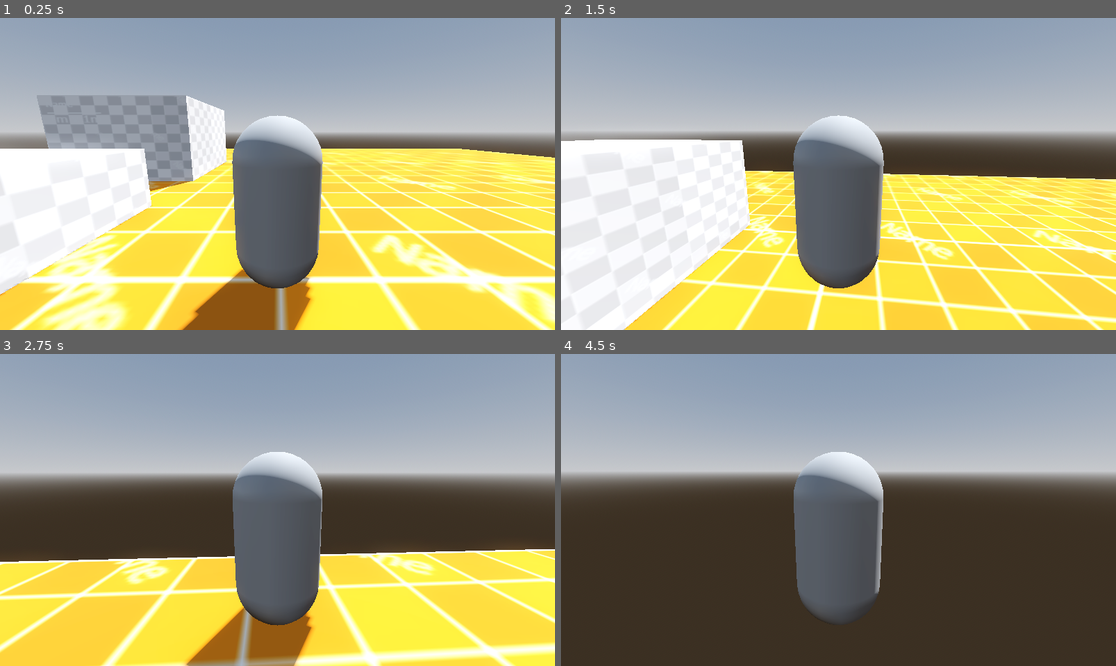
Above: before the commit, frames 1-4 (two rows, left to right).
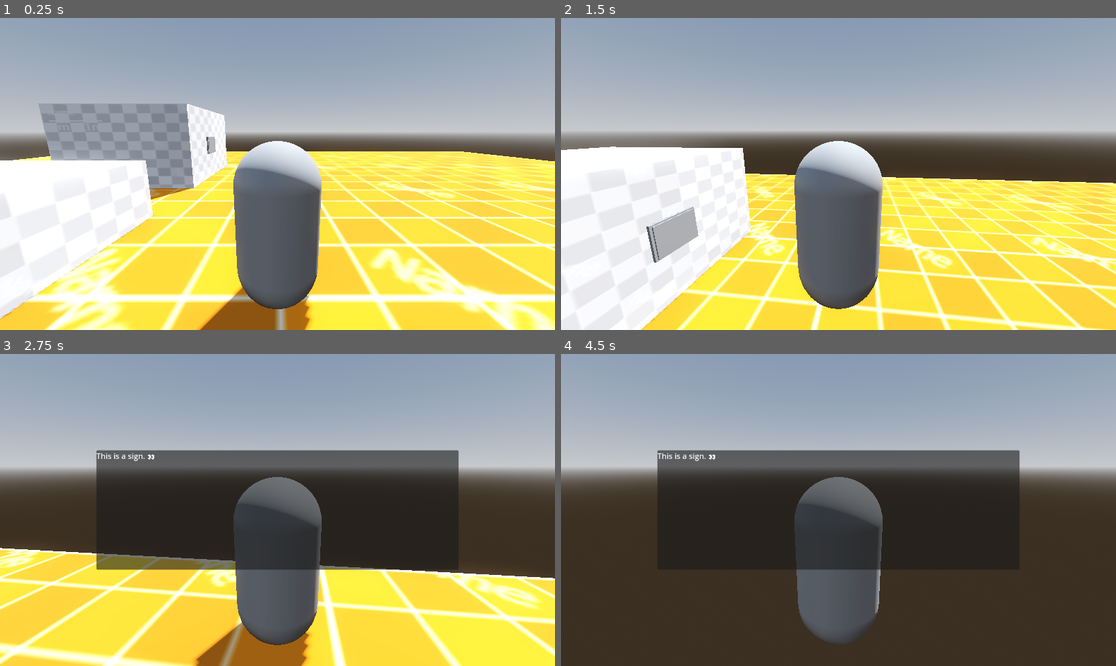
Above: after the commit, the same moments.

Repository: Wabie-Vee/Bebe-3d
Game: Godot game, scene res://level_1.tscn
Two runs of this game, one before a commit and one after it. Both use one fixed random seed, a clock stepped at 60 frames per second and the inputs below.
Inputs (mouse positions are in pixels of both pictures, inside the frame that each line leads up to):
- Up to frame 1 (0.25 s): no input
- Up to frame 2 (1.5 s): tap Enter at 0.5 s; move the mouse to (866, 174) at 0.52 s; hold W (move_forward) from 0.53 s (still down); tap E (key_interact, bound only after the commit) at 0.6 s; tap Space (move_jump) at 0.77 s; move the mouse to (810, 174) at 1.27 s; click (810, 174) at 1.35 s
- Up to frame 3 (2.75 s): keep holding W (move_forward); tap Space (move_jump) at 1.52 s; tap E (key_interact, bound only after the commit) at 1.55, 2.3 s; move the mouse to (288, 503) at 2.02 s; hold Shift (move_sprint) from 2.03 s (still down)
- Up to frame 4 (4.5 s): keep holding W (move_forward); move the mouse to (832, 516) at 2.77 s; release Shift (move_sprint) at 2.78 s; tap E (key_interact, bound only after the commit) at 2.85, 3.6 s; tap Space (move_jump) at 3.02, 3.5, 3.77 s; move the mouse to (877, 513) at 3.52 s; tap Enter at 4.25 s; move the mouse to (794, 506) at 4.27 s; click (794, 506) at 4.35 s

The runs differ from the first frame. In frame 1, 27% of the frame differs, in the area x 0-100%, y 24-100%; in frame 2, 19%; in frame 3, 32%, in the area x 0-100%, y 30-100%; in frame 4, 15%.

Commit message:
Before the Reckoning
fixed signs
abt to change everything to state machines

Diff:
--- /dev/null
+++ b/IdleState.gd
@@ -0,0 +1,11 @@
+extends Node
+
+
+# Called when the node enters the scene tree for the first time.
+func _ready() -> void:
+	pass # Replace with function body.
+
+
+# Called every frame. 'delta' is the elapsed time since the previous frame.
+func _process(delta: float) -> void:
+	pass
--- /dev/null
+++ b/PlayerStateMachine.gd
@@ -0,0 +1,11 @@
+extends Node
+
+
+# Called when the node enters the scene tree for the first time.
+func _ready() -> void:
+	pass # Replace with function body.
+
+
+# Called every frame. 'delta' is the elapsed time since the previous frame.
+func _process(delta: float) -> void:
+	pass
--- a/level_1.tscn
+++ b/level_1.tscn
@@ -1,9 +1,11 @@
-[gd_scene load_steps=14 format=3 uid="uid://cwykjdtcpu5pr"]
+[gd_scene load_steps=16 format=3 uid="uid://cwykjdtcpu5pr"]
 
 [ext_resource type="Texture2D" uid="uid://xawbx2wtnx0e" path="res://Textures/Dev2.png" id="2_mnd8f"]
 [ext_resource type="PackedScene" uid="uid://0b5b81u1itr7" path="res://player.tscn" id="2_nlr8u"]
 [ext_resource type="Texture2D" uid="uid://bpgvdpa7ktkpo" path="res://Textures/DevText 1mx1m.png" id="3_xpf4y"]
 [ext_resource type="PackedScene" uid="uid://cdo0t3pr762wx" path="res://DebugHUD.tscn" id="4_mxj5i"]
+[ext_resource type="PackedScene" uid="uid://bdu3lfl8ecjn7" path="res://textbox_ui.tscn" id="5_3ooto"]
+[ext_resource type="PackedScene" uid="uid://fh7mb0ron831" path="res://sign.tscn" id="6_16r3x"]
 
 [sub_resource type="ProceduralSkyMaterial" id="ProceduralSkyMaterial_ryy7l"]
 sky_horizon_color = Color(0.64625, 0.65575, 0.67075, 1)
@@ -55,7 +57,7 @@
 [node name="CollisionShape3D" type="CollisionShape3D" parent="Floor/StaticBody3D"]
 shape = SubResource("ConcavePolygonShape3D_5eke0")
 
-[node name="CharacterBody3D" parent="." instance=ExtResource("2_nlr8u")]
+[node name="CharacterBody3D" parent="." groups=["player"] instance=ExtResource("2_nlr8u")]
 min_jump_time = 0.02
 
 [node name="Cube1" type="MeshInstance3D" parent="."]
@@ -77,3 +79,8 @@
 shape = SubResource("ConcavePolygonShape3D_86uqv")
 
 [node name="DebugHUD" parent="." instance=ExtResource("4_mxj5i")]
+
+[node name="TextboxUI" parent="." instance=ExtResource("5_3ooto")]
+
+[node name="Sign" parent="." instance=ExtResource("6_16r3x")]
+transform = Transform3D(-4.37114e-08, 0, 1, 0, 1, 0, -1, 0, -4.37114e-08, -3.16352, 1.48341, -7.48531)
--- a/player.gd
+++ b/player.gd
@@ -1,4 +1,15 @@
 extends CharacterBody3D
+
+#region Player States
+enum PlayerState {
+	IDLE,
+	RUN,
+	JUMP,
+	FALL,
+	LOCKED
+}
+var current_state: PlayerState = PlayerState.IDLE
+#endregion
 
 #region Movement Config
 @export var move_speed := 8.0
@@ -19,15 +30,18 @@
 #region Camera Config
 @export var rotation_speed := 8.0
 @export var mouse_sensitivity := 0.002
+@export var camera_smooth_speed := 5.0
+var camera_target_position: Vector3
 #endregion
 
-#region State
+#region State Flags
 @onready var sprinting = false
 var debug_mode := false
 var debug_text := ""
 #endregion
 
 #region Node References
+@onready var game_camera := $Pivot/CameraPivot/CameraRig/GameCamera
 @onready var pivot = $Pivot
 @onready var cam_pivot = $Pivot/CameraPivot
 @onready var mesh = $MeshInstance3D
@@ -37,7 +51,6 @@
 
 #region Input Handling
 func _unhandled_input(event):
-
 	if event is InputEventMouseMotion and Input.get_mouse_mode() == Input.MOUSE_MODE_CAPTURED:
 		pivot.rotate_y(-event.relative.x * mouse_sensitivity)
 		cam_pivot.rotate_x(-event.relative.y * mouse_sensitivity)
@@ -61,6 +74,7 @@
 
 #region Physics Processing
 func _physics_process(delta: float) -> void:
+
 	if Input.is_action_just_pressed("mouse_left_click"):
 		Input.set_mouse_mode(Input.MOUSE_MODE_CAPTURED)
 
@@ -72,7 +86,6 @@
 
 	sprinting = Input.is_action_pressed("move_sprint")
 
-	# toggle debug mode
 	if Input.is_action_just_pressed("key_debug"):
 		debug_mode = !debug_mode
 		print("Debug mode toggled:", debug_mode)
@@ -94,9 +107,8 @@
 	velocity.x = lerp(velocity.x, target_velocity.x, slide_factor * delta)
 	velocity.z = lerp(velocity.z, target_velocity.z, slide_factor * delta)
 
-	# Gravity
+	# Gravity and Jump Height Hold
 	if not is_on_floor():
-		# Apply reduced gravity if jump is held
 		if is_jumping and Input.is_action_pressed("move_jump") and jump_held_time < max_jump_hold_time:
 			velocity.y += gravity * jump_gravity_scale * delta
 			jump_held_time += delta
@@ -113,27 +125,38 @@
 		is_jumping = true
 		jump_held_time = 0.0
 
-	# Apply Movement
 	move_and_slide()
 
-	# Rotate Mesh
+	# State Transitions
+	if is_on_floor():
+		if direction.length() < 0.1:
+			current_state = PlayerState.IDLE
+		else:
+			current_state = PlayerState.RUN
+	else:
+		if velocity.y > 0:
+			current_state = PlayerState.JUMP
+		else:
+			current_state = PlayerState.FALL
+
+	# Mesh Rotation
 	if direction.length() > 0.1:
 		var target_rotation = atan2(direction.x, direction.z) + PI
 		var current_rotation = mesh.rotation.y
 		var new_rotation = lerp_angle(current_rotation, target_rotation, rotation_speed * delta)
 		mesh.rotation.y = new_rotation
 
-	# Debug HUD Update
+	# Debug HUD
 	debug_text = (
 		"FPS: %d\n" % Engine.get_frames_per_second() +
 		"Velocity: %.2f\n" % velocity.length() +
 		"On Floor: %s\n" % str(is_on_floor()) +
-		"Sprinting: %s" % str(sprinting)
+		"Sprinting: %s\n" % str(sprinting) +
+		"State: %s" % PlayerState.keys()[current_state]
 	)
 
 	if debug_hud != null and debug_mode:
 		debug_hud.set_text(debug_text)
 	elif debug_hud != null:
 		debug_hud.set_text("")
-
 #endregion
--- a/player.tscn
+++ b/player.tscn
@@ -1,6 +1,7 @@
-[gd_scene load_steps=6 format=3 uid="uid://0b5b81u1itr7"]
+[gd_scene load_steps=7 format=3 uid="uid://0b5b81u1itr7"]
 
 [ext_resource type="Script" path="res://player.gd" id="1_2grdm"]
+[ext_resource type="Script" path="res://IdleState.gd" id="2_4hrvn"]
 
 [sub_resource type="CapsuleMesh" id="CapsuleMesh_htvgc"]
 
@@ -30,5 +31,11 @@
 
 [node name="CameraPivot" type="Node3D" parent="Pivot"]
 
-[node name="Camera3D" type="Camera3D" parent="Pivot/CameraPivot"]
-transform = Transform3D(1, 0, 0, 0, 0.979067, 0.203539, 0, -0.203539, 0.979067, 0, 0.829319, 2.28035)
+[node name="CameraRig" type="Node3D" parent="Pivot/CameraPivot"]
+transform = Transform3D(1, 0, 0, 0, 1, 0, 0, 0, 1, 0, 1.1, 2.28)
+
+[node name="GameCamera" type="Camera3D" parent="Pivot/CameraPivot/CameraRig"]
+transform = Transform3D(1, 0, 0, 0, 0.979067, 0.203539, 0, -0.203539, 0.979067, 0, 0, 0)
+
+[node name="StateMachine" type="Node" parent="."]
+script = ExtResource("2_4hrvn")
--- a/project.godot
+++ b/project.godot
@@ -14,6 +14,10 @@
 run/main_scene="res://level_1.tscn"
 config/features=PackedStringArray("4.3", "Forward Plus")
 config/icon="res://icon.svg"
+
+[global_group]
+
+player=""
 
 [input]
 
@@ -57,3 +61,8 @@
 "events": [Object(InputEventMouseButton,"resource_local_to_scene":false,"resource_name":"","device":-1,"window_id":0,"a …(257 unchanged characters)…
 ]
 }
+key_interact={
+"deadzone": 0.5,
+"events": [Object(InputEventKey,"resource_local_to_scene":false,"resource_name":"","device":-1,"window_id":0,"alt_pressed":false,"shift_pressed":false,"ctrl_pressed":false,"meta_pressed":false,"pressed":false,"keycode":0,"physical_keycode":69,"key_label":0,"unicode":101,"location":0,"echo":false,"script":null)
+]
+}
--- /dev/null
+++ b/sign.gd
@@ -0,0 +1,27 @@
+extends Area3D
+
+@export var message: String = "This is a sign. 👀"
+
+var player_in_range = false
+var ui_manager  # We'll set this later (where the textbox lives)
+
+func _ready():
+	connect("body_entered", Callable(self, "_on_body_entered"))
+	connect("body_exited", Callable(self, "_on_body_exited"))
+	ui_manager = get_tree().get_root().find_child("TextboxUI", true, false)
+
+func _on_body_entered(body):
+	if body.is_in_group("player"):
+		print("PLAYER IN RANGE (via group)!")
+		player_in_range = true
+
+func _on_body_exited(body):
+	if body.is_in_group("player"):
+		print("PLAYER LEFT RANGE")
+		player_in_range = false
+
+func _process(_delta):
+	if player_in_range and Input.is_action_just_pressed("key_interact"):
+		print("Interacted!")
+		if ui_manager != null:
+			ui_manager.toggle_message(message)
--- /dev/null
+++ b/sign.tscn
@@ -0,0 +1,39 @@
+[gd_scene load_steps=5 format=3 uid="uid://fh7mb0ron831"]
+
+[ext_resource type="Script" path="res://sign.gd" id="1_rowu1"]
+
+[sub_resource type="BoxMesh" id="BoxMesh_qlc01"]
+size = Vector3(1.06, 0.77, 0.065)
+
+[sub_resource type="ConcavePolygonShape3D" id="ConcavePolygonShape3D_6ngmd"]
+data = PackedVector3Array(-0.53, 0.385, 0.0325, 0.53, 0.385, 0.0325, -0.53, -0.385, 0.0325, 0.53, 0.385, 0.0325, 0.53, -0.385, 0.0325, -0.53, -0.385, 0.0325, 0.53, 0.385, -0.0325, -0.53, 0.385, -0.0325, 0.53, -0.385, -0.0325, -0.53, 0.385, -0.0325, -0.53, -0.385, -0.0325, 0.53, -0.385, -0.0325, 0.53, 0.385, 0.0325, 0.53, 0.385, -0.0325, 0.53, -0.385, 0.0325, 0.53, 0.385, -0.0325, 0.53, -0.385, -0.0325, 0.53, -0.385, 0.0325, -0.53, 0.385, -0.0325, -0.53, 0.385, 0.0325, -0.53, -0.385, -0.0325, -0.53, 0.385, 0.0325, -0.53, -0.385, 0.0325, -0.53, -0.385, -0.0325, 0.53, 0.385, 0.0325, -0.53, 0.385, 0.0325, 0.53, 0.385, -0.0325, -0.53, 0.385, 0.0325, -0.53, 0.385, -0.0325, 0.53, 0.385, -0.0325, -0.53, -0.385, 0.0325, 0.53, -0.385, 0.0325, -0.53, -0.385, -0.0325, 0.53, -0.385, 0.0325, 0.53, -0.385, -0.0325, -0.53, -0.385, -0.0325)
+
+[sub_resource type="BoxShape3D" id="BoxShape3D_4u7ce"]
+size = Vector3(2.70898, 2.79926, 3.90503)
+
+[node name="Sign" type="Node3D"]
+
+[node name="MeshInstance3D" type="MeshInstance3D" parent="."]
+mesh = SubResource("BoxMesh_qlc01")
+
+[node name="StaticBody3D" type="StaticBody3D" parent="MeshInstance3D"]
+
+[node name="CollisionShape3D" type="CollisionShape3D" parent="MeshInstance3D/StaticBody3D"]
+shape = SubResource("ConcavePolygonShape3D_6ngmd")
+
+[node name="MeshInstance3D2" type="MeshInstance3D" parent="."]
+transform = Transform3D(0.905, 0, 0, 0, 0.905, 0, 0, 0, 0.905, 0, 0, 0.0274588)
+mesh = SubResource("BoxMesh_qlc01")
+
+[node name="StaticBody3D" type="StaticBody3D" parent="MeshInstance3D2"]
+
+[node name="CollisionShape3D" type="CollisionShape3D" parent="MeshInstance3D2/StaticBody3D"]
+shape = SubResource("ConcavePolygonShape3D_6ngmd")
+
+[node name="Area3D" type="Area3D" parent="."]
+transform = Transform3D(1, 0, 0, 0, 1, 0, 0, 0, 1, 0, 0, -0.488834)
+script = ExtResource("1_rowu1")
+
+[node name="CollisionShape3D" type="CollisionShape3D" parent="Area3D"]
+transform = Transform3D(1, 0, 0, 0, 1, 0, 0, 0, 1, 0, 0.253571, 2.45222)
+shape = SubResource("BoxShape3D_4u7ce")
--- /dev/null
+++ b/textbox_ui.gd
@@ -0,0 +1,14 @@
+extends CanvasLayer
+
+@onready var label = $Panel/Label
+
+var is_showing = false
+
+func _ready():
+	visible = false
+
+func toggle_message(text: String):
+	is_showing = !is_showing
+	visible = is_showing
+	if is_showing:
+		label.text = text
--- /dev/null
+++ b/textbox_ui.tscn
@@ -0,0 +1,23 @@
+[gd_scene load_steps=2 format=3 uid="uid://bdu3lfl8ecjn7"]
+
+[ext_resource type="Script" path="res://textbox_ui.gd" id="1_gorxe"]
+
+[node name="TextboxUI" type="CanvasLayer"]
+script = ExtResource("1_gorxe")
+
+[node name="Panel" type="Panel" parent="."]
+anchors_preset = -1
+anchor_right = 1.0
+anchor_bottom = 1.0
+offset_left = 200.0
+offset_top = 200.0
+offset_right = -200.0
+offset_bottom = -200.0
+grow_horizontal = 2
+grow_vertical = 2
+
+[node name="Label" type="Label" parent="Panel"]
+offset_right = 40.0
+offset_bottom = 23.0
+horizontal_alignment = 1
+vertical_alignment = 1
